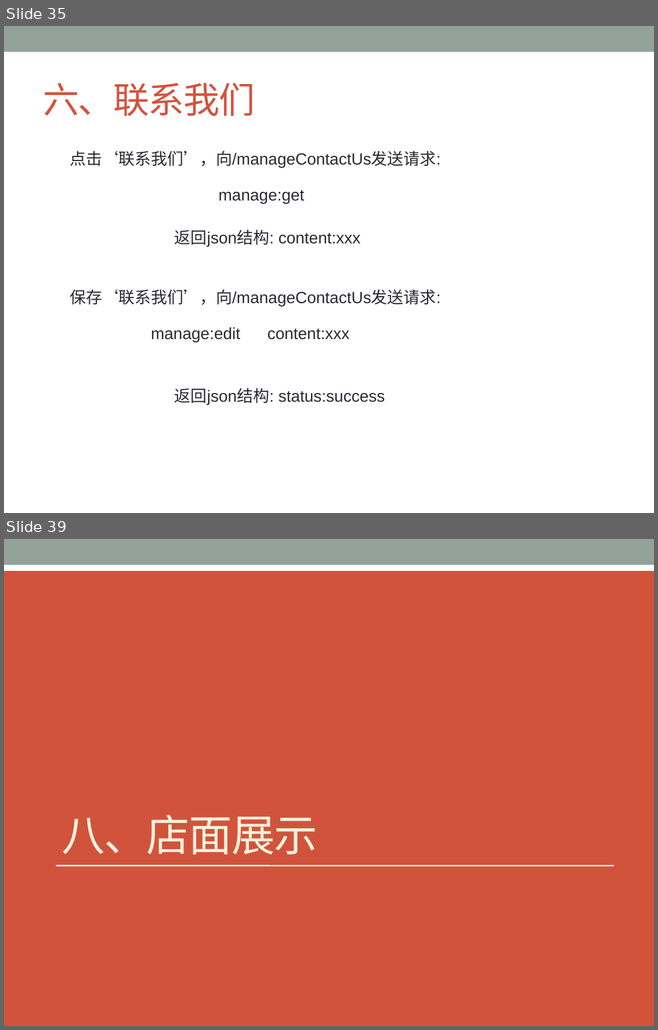
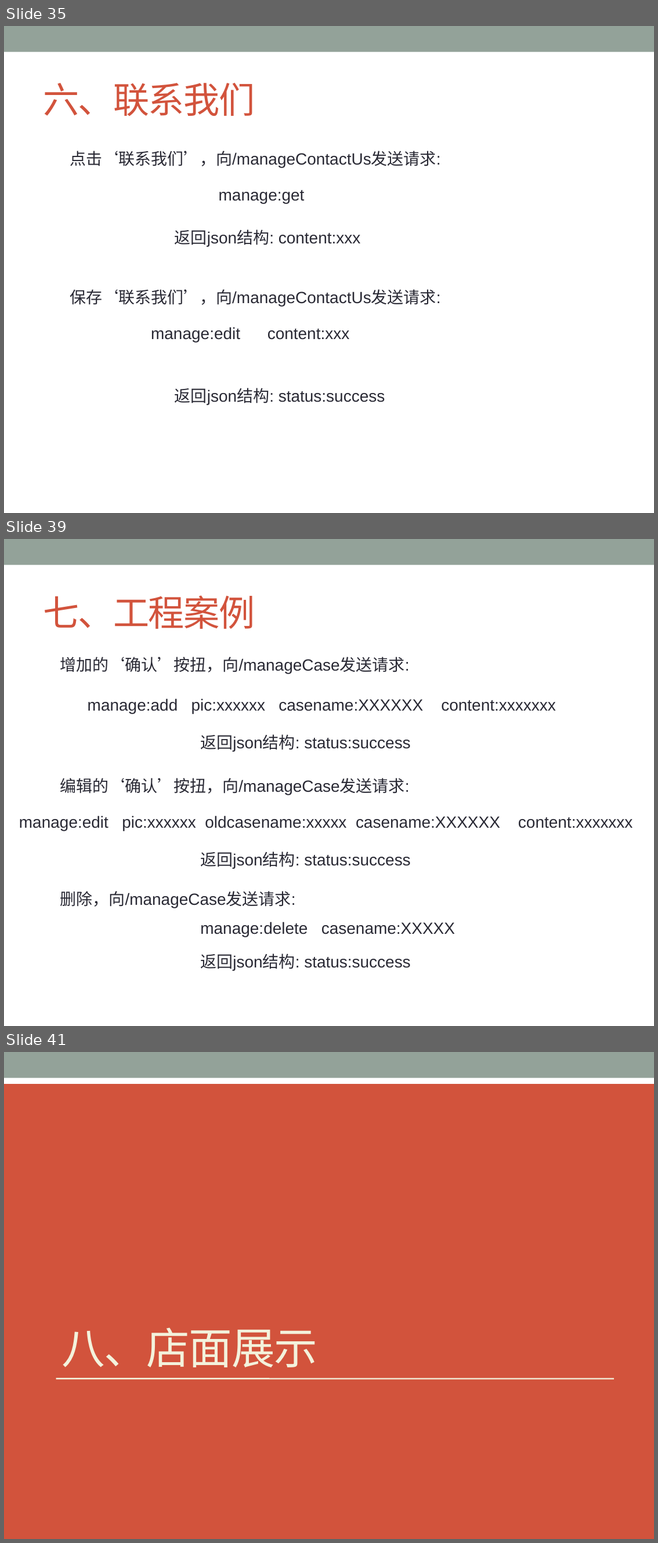
Before and after one commit to ChanSeaThink/LULLGREE, a slide deck: ZSGree前后端逻辑及接口.pptx. Shown one above the other, each under a label of ours: slides 35 and 39 before the commit, slides 35, 39 and 41 after it; the slides between them are not shown. The pictures are 658x1030 and 658x1543 pixels, drawn with LibreOffice and Linux fonts; fonts in the diff are those of the drawing. Boxes give left, top, right and bottom in pixels: in the first picture for what was removed or moved away, otherwise in the second. Text is boxed around its words. In the diff, an @@ line names an element or a change of style, - is before the commit and + after.

```diff
--- a/ZSGree前后端逻辑及接口.pptx
+++ b/ZSGree前后端逻辑及接口.pptx
@@ slide 39 added at <box>4,539,654,1026</box>, background #FFFFFF; not listed: 1 template element that a slide beside it also shows @@
@@ title added at <box>43,595,255,629</box>, 40 pt, text #D2533C @@
+七、工程案例
@@ text added at <box>60,657,409,674</box>, 18 pt, text #292934 @@
+增加的‘确认’按扭，向/manageCase发送请求:
@@ text added at <box>88,699,555,714</box>, 18 pt, text #292934 @@
+manage:add pic:xxxxxx casename:XXXXXX content:xxxxxxx
@@ text added at <box>200,734,410,752</box>, 18 pt, text #292934 @@
+返回json结构: status:success
@@ text added at <box>60,778,409,795</box>, 18 pt, text #292934 @@
+编辑的‘确认’按扭，向/manageCase发送请求:
@@ text added at <box>19,816,632,831</box>, 18 pt, text #292934 @@
+manage:edit pic:xxxxxx oldcasename:xxxxx casename:XXXXXX content:xxxxxxx
@@ text added at <box>200,852,410,869</box>, 18 pt, text #292934 @@
+返回json结构: status:success
@@ text added at <box>60,891,296,908</box>, 18 pt, text #292934 @@
+删除，向/manageCase发送请求:
@@ text added at <box>200,922,455,937</box>, 18 pt, text #292934 @@
+manage:delete casename:XXXXX
@@ text added at <box>200,954,410,971</box>, 18 pt, text #292934 @@
+返回json结构: status:success
@@ what was slide 39 is now slide 41 @@
```
Also in this commit, not shown: 1 slide changed, 7 other slides added, 3 slides removed.
